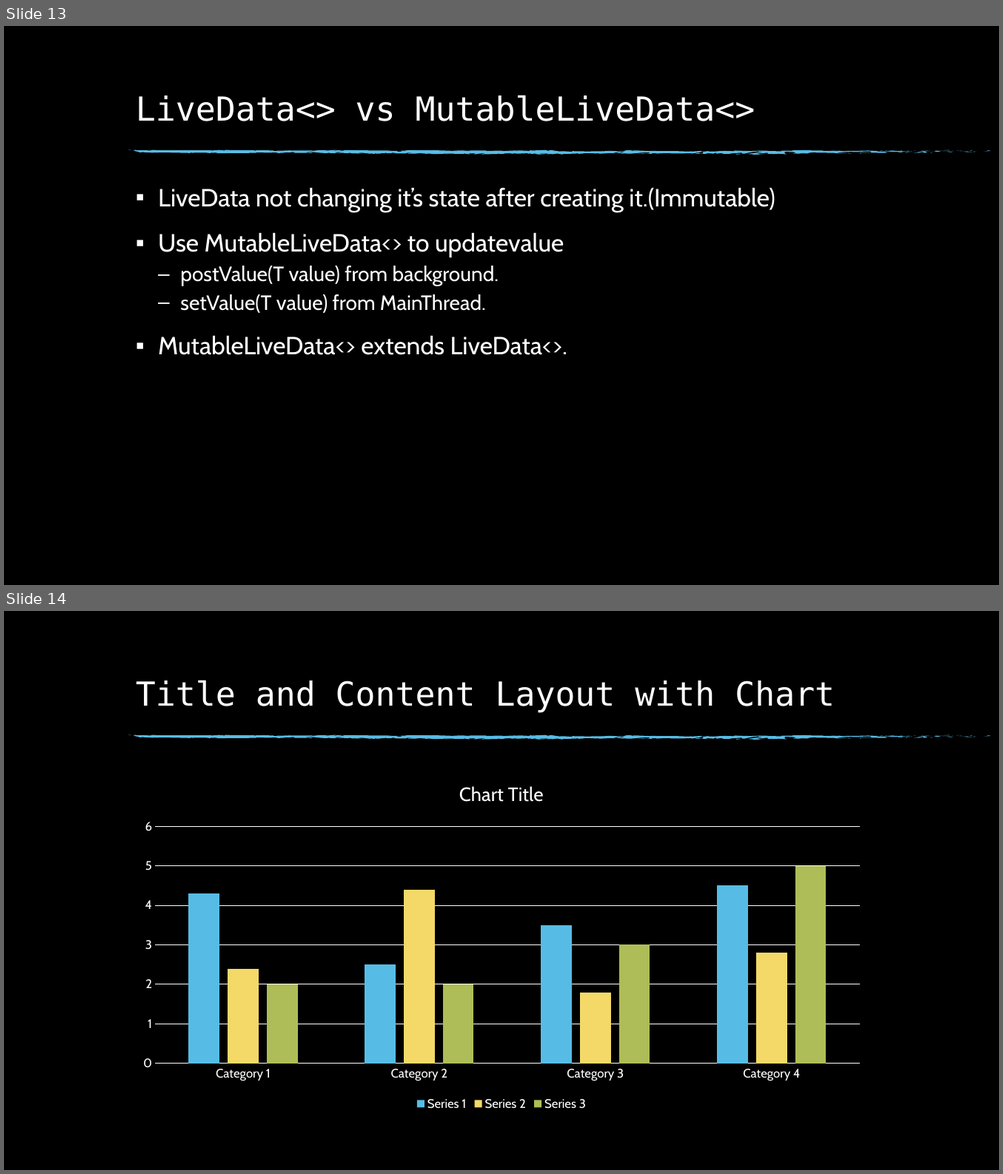
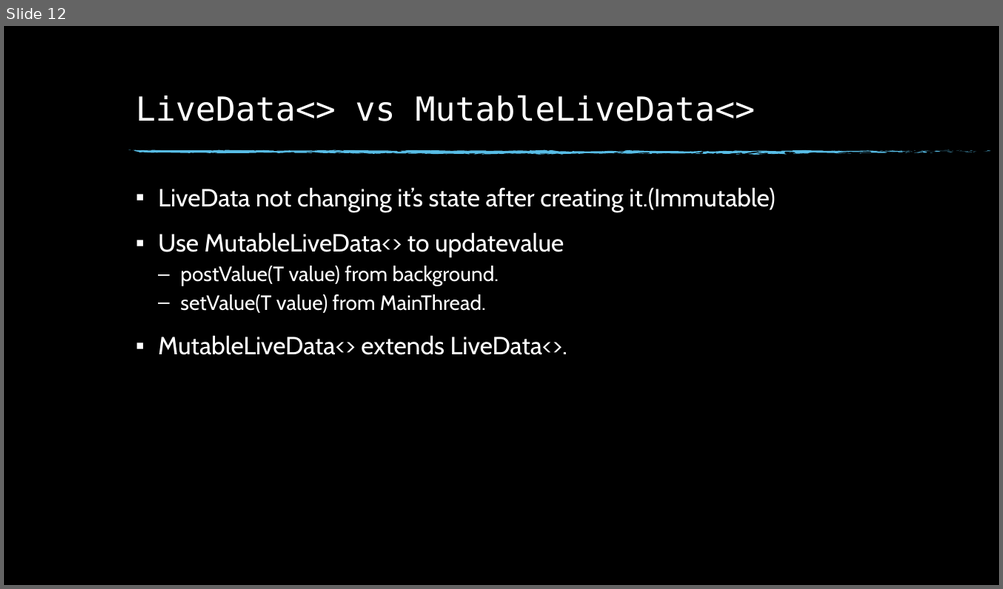
Before and after one commit to sanathe06/meetup2018-02-22, a slide deck: Android Architecture Components.pptx. Shown one above the other, each under a label of ours: slides 13 and 14 before the commit, slide 12 after it. The pictures are 1003x1174 and 1003x589 pixels, drawn with LibreOffice and Linux fonts; fonts in the diff are those of the drawing; background and template pictures are left out. Boxes give left, top, right and bottom in pixels: in the first picture for what was removed or moved away, otherwise in the second. Text is boxed around its words. In the diff, an @@ line names an element or a change of style, - is before the commit and + after.

```diff
--- a/Android Architecture Components.pptx
+++ b/Android Architecture Components.pptx
@@ slide 14 removed at (4,611,999,1170), background picture (left out); not listed: 74 template elements that a slide beside it also shows @@
@@ title removed at (136,680,834,712) @@
-Title and Content Layout with Chart
@@ column chart removed at (128,766,874,1115) @@
-categories: Category 1, Category 2, Category 3, Category 4
-Series 1: 4.3, 2.5, 3.5, 4.5
-Series 2: 2.4, 4.4, 1.8, 2.8
-Series 3: 2, 2, 3, 5
@@ what was slide 13 is now slide 12 @@
```
Also in this commit, not shown: 4 slides changed, 12 slides added, 2 other slides removed, 22 other files.
